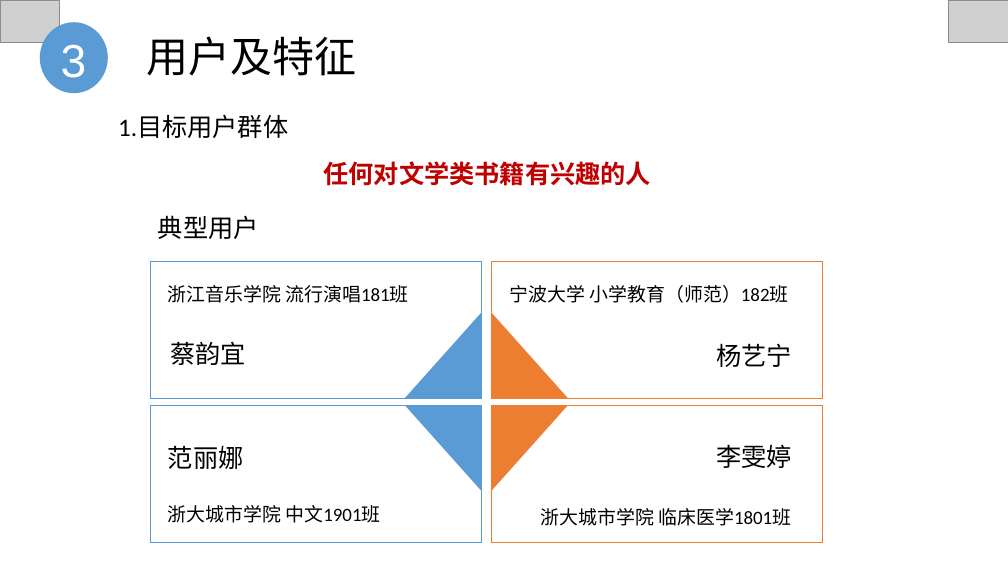
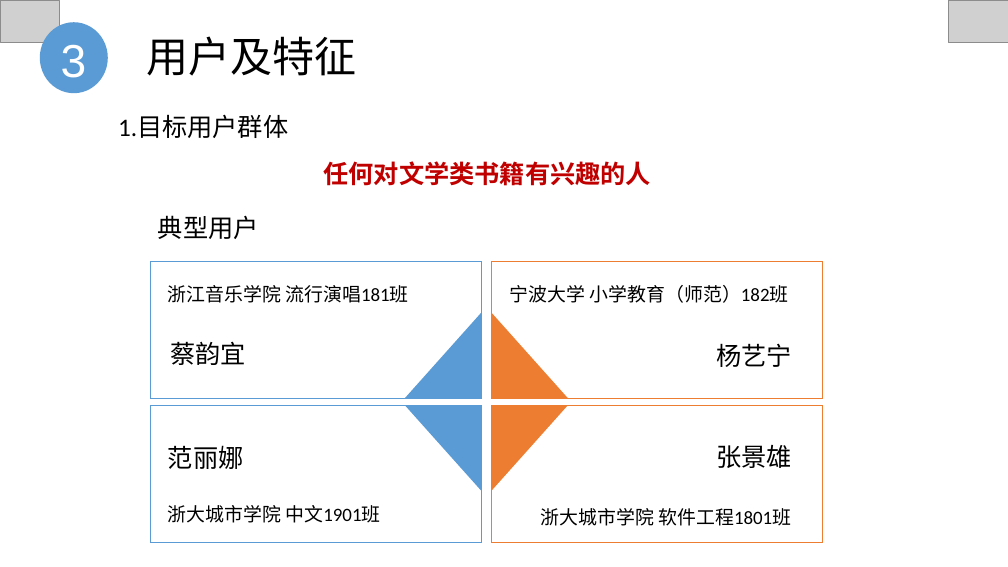
Before and after one commit to Cozymyz/SE2020-CityNorthBook, a slide deck: slide 6 of 开发文档/需求分析(SRS)/SE2020-G10-需求分析0.0.1.pptx. Drawn at 1008x567 pixels with LibreOffice and Linux fonts; fonts in the diff are those of the drawing; grey boxes stand for pictures. Boxes give left, top, right and bottom in pixels: in the first picture for what was removed or moved away, otherwise in the second. Text is boxed around its words. In the diff, an @@ line names an element or a change of style, - is before the commit and + after.

```diff
--- a/开发文档/需求分析(SRS)/SE2020-G10-需求分析0.0.1.pptx
+++ b/开发文档/需求分析(SRS)/SE2020-G10-需求分析0.0.1.pptx
@@ text at (x1=717, y1=445, x2=793, y2=468): text changed @@
-李雯婷
+张景雄
@@ text at (x1=541, y1=508, x2=791, y2=526): text changed @@
-浙大城市学院 临床医学1801班
+浙大城市学院 软件工程1801班
```
Also in this commit, not shown: 9 other slides changed, 18 other files.
